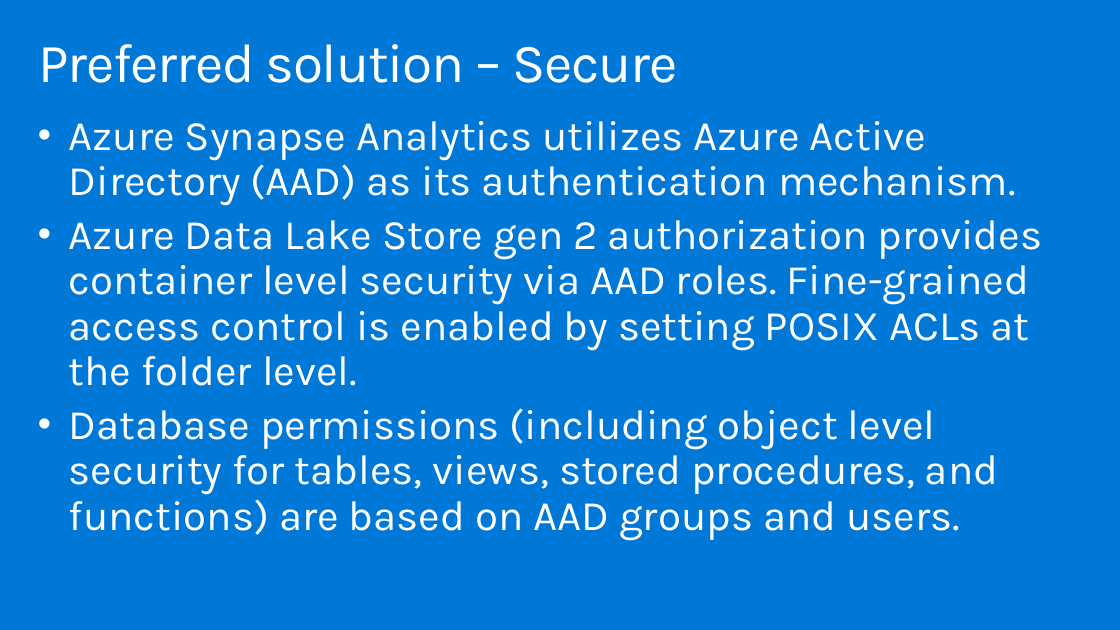
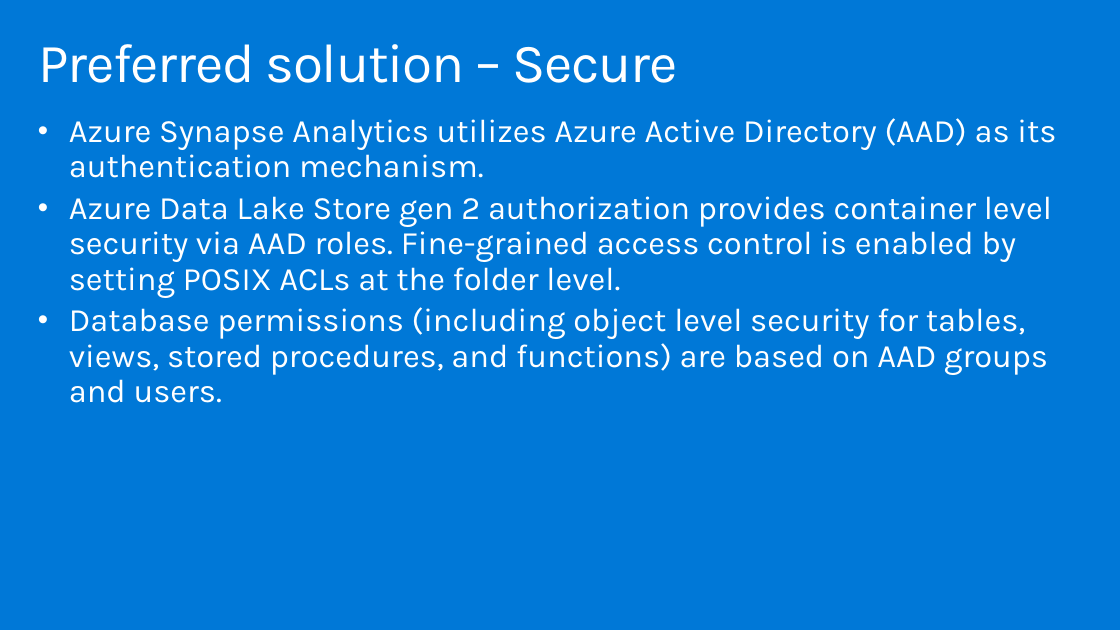
Before and after one commit to solliancenet/MCW-Azure-Synapse-Analytics, a slide deck: slide 28 of Whiteboard design session/WDS trainer presentation - Azure Synapse Analytics.pptx. Drawn at 1120x630 pixels with LibreOffice and Linux fonts; fonts in the diff are those of the drawing. Boxes give left, top, right and bottom in pixels: in the first picture for what was removed or moved away, otherwise in the second. Text is boxed around its words. In the diff, an @@ line names an element or a change of style, - is before the commit and + after.

```diff
--- a/Whiteboard design session/WDS trainer presentation - Azure Synapse Analytics.pptx
+++ b/Whiteboard design session/WDS trainer presentation - Azure Synapse Analytics.pptx
@@ text "Azure Synapse Analytics utilizes Azure ..." at (x1=69, y1=118, x2=1056, y2=403): size 36 to 28 pt; less space between paragraphs @@
```
Also in this commit, not shown: 26 other slides changed, 2 other files.
